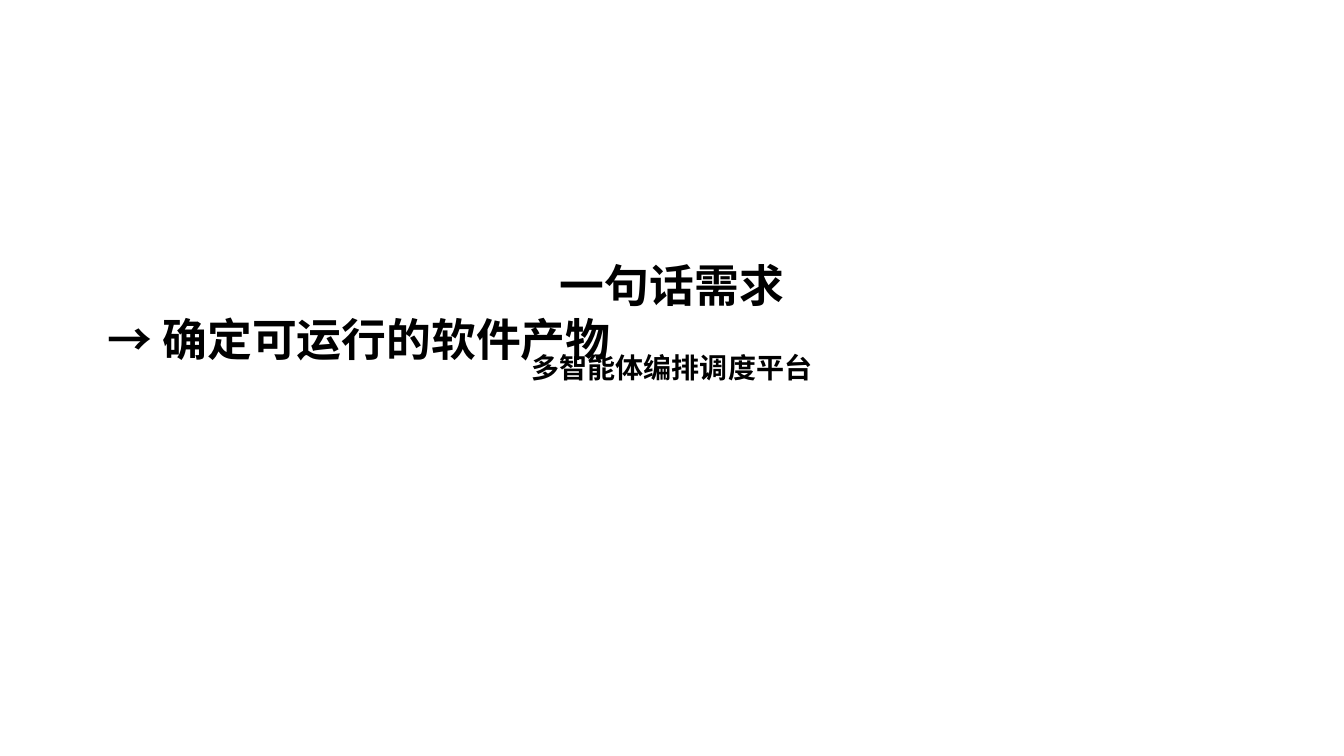
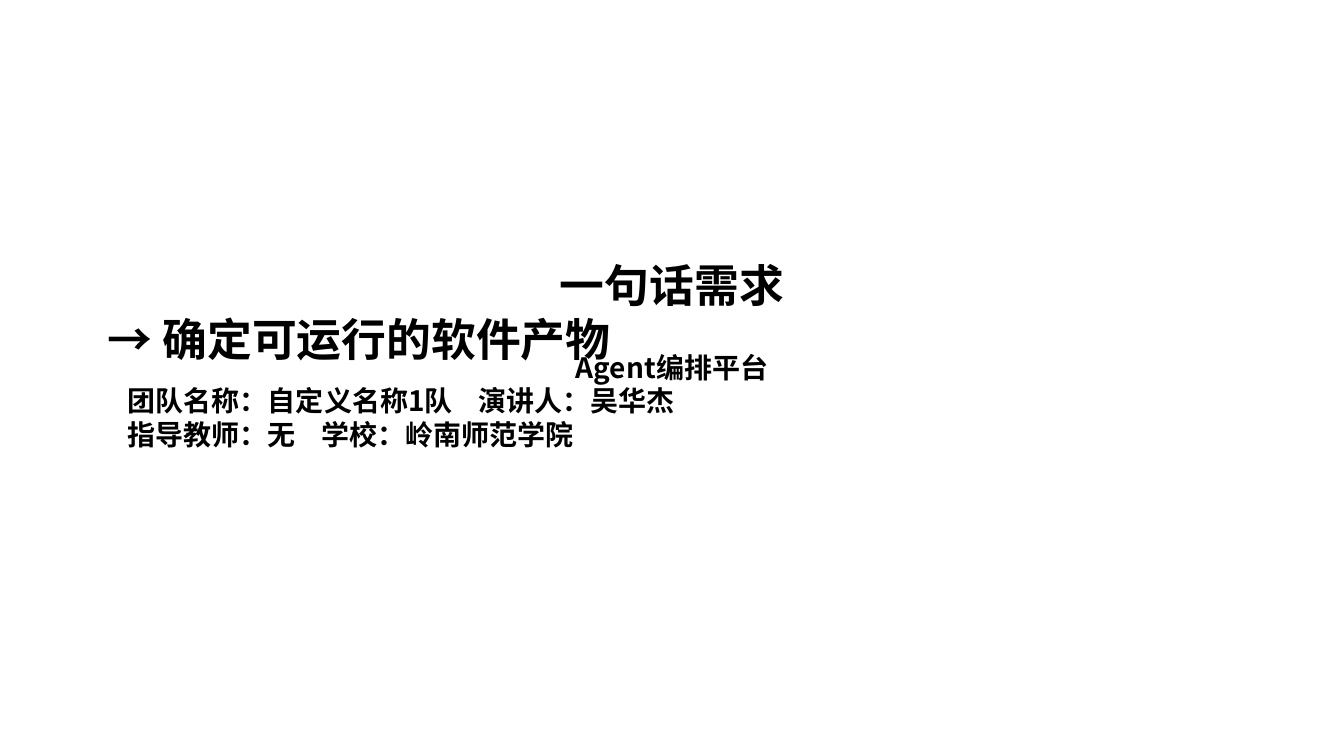
Before and after one commit to pppaio/futurecup-agent-orchestrator, a slide deck: slide 1 of docs/讲解PPT-按模版-v2.pptx. Drawn at 1344x756 pixels with LibreOffice and Linux fonts; fonts in the diff are those of the drawing; background and template pictures are left out. Boxes give left, top, right and bottom in pixels: in the first picture for what was removed or moved away, otherwise in the second. Text is boxed around its words. In the diff, an @@ line names an element or a change of style, - is before the commit and + after.

```diff
--- a/docs/讲解PPT-按模版-v2.pptx
+++ b/docs/讲解PPT-按模版-v2.pptx
@@ text at [128, 350, 768, 448]: text changed @@
-多智能体编排调度平台
+Agent编排平台
+团队名称：自定义名称1队 演讲人：吴华杰
+指导教师：无 学校：岭南师范学院
```
Also in this commit, not shown: 1 other slide changed, 3 other files.
